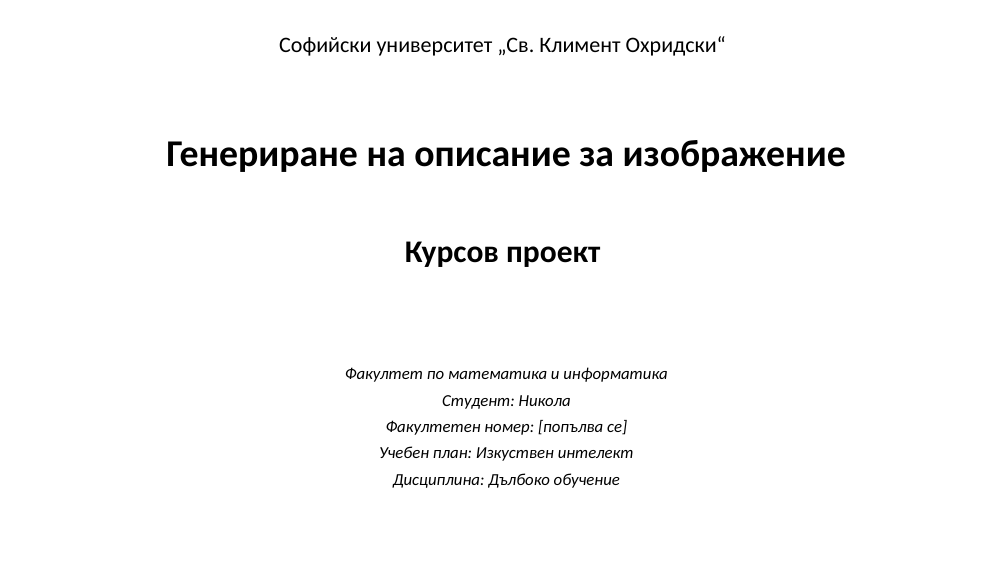
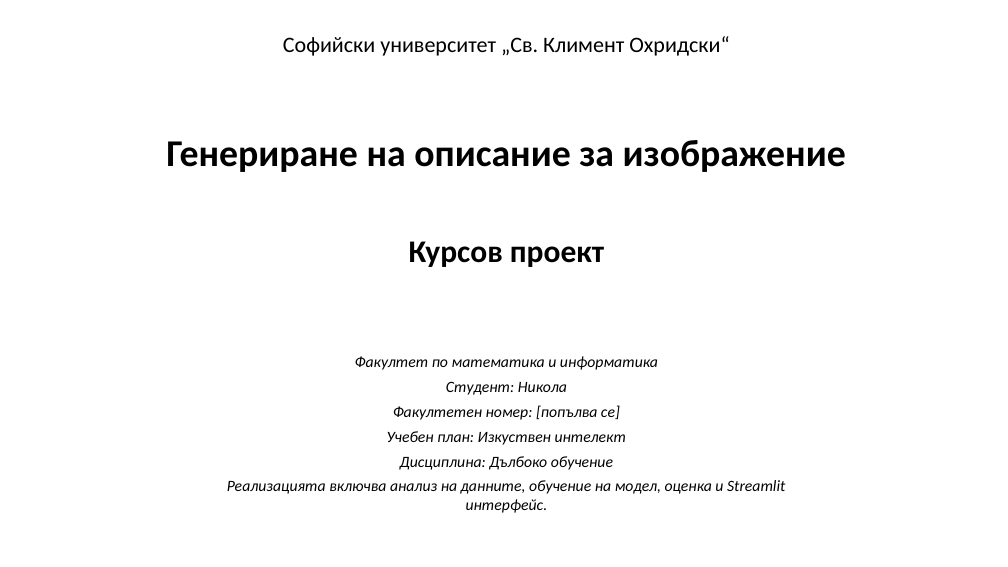
Before and after one commit to Nxics/Dl, a slide deck: slide 1 of presentation/image_captioning_presentation.pptx. Drawn at 1008x567 pixels with LibreOffice and Linux fonts; fonts in the diff are those of the drawing. Boxes give left, top, right and bottom in pixels: in the first picture for what was removed or moved away, otherwise in the second. Text is boxed around its words. In the diff, an @@ line names an element or a change of style, - is before the commit and + after.

```diff
--- a/presentation/image_captioning_presentation.pptx
+++ b/presentation/image_captioning_presentation.pptx
@@ text "Софийски университет „Св. Климент Охридски“": place and size @@
-text "Софийски университет „Св. Климент Охридски“" at [279,36,726,56]
+text "Софийски университет „Св. Климент Охридски“" at [283,36,729,56]
@@ text "Курсов проект": place and size @@
-text "Курсов проект" at [405,241,600,267]
+text "Курсов проект" at [409,241,604,267]
@@ text "Факултет по математика и информатика": place and size @@
-text "Факултет по математика и информатика" at [345,367,667,382]
+text "Факултет по математика и информатика" at [355,356,658,370]
@@ text "Студент: Никола": place and size @@
-text "Студент: Никола" at [442,395,571,409]
+text "Студент: Никола" at [446,381,567,395]
@@ text "Факултетен номер: [попълва се]": place and size @@
-text "Факултетен номер: [попълва се]" at [386,420,627,435]
+text "Факултетен номер: [попълва се]" at [393,405,620,420]
@@ size 16 to 15 pt in 5 elements at [355,356,658,370], [446,381,567,395], [393,405,620,420], [387,431,626,445], [400,456,613,470] @@
@@ text "Учебен план: Изкуствен интелект": place and size @@
-text "Учебен план: Изкуствен интелект" at [379,446,634,461]
+text "Учебен план: Изкуствен интелект" at [387,431,626,445]
@@ text "Дисциплина: Дълбоко обучение": place and size @@
-text "Дисциплина: Дълбоко обучение" at [393,473,620,488]
+text "Дисциплина: Дълбоко обучение" at [400,456,613,470]
@@ text added at [227,480,785,494], 15 pt, text #000000, italic @@
+Реализацията включва анализ на данните, обучение на модел, оценка и Streamlit интерфейс.
```
Also in this commit, not shown: 1 other slide changed, 29 slides added, 13 slides removed, 2 other files.
